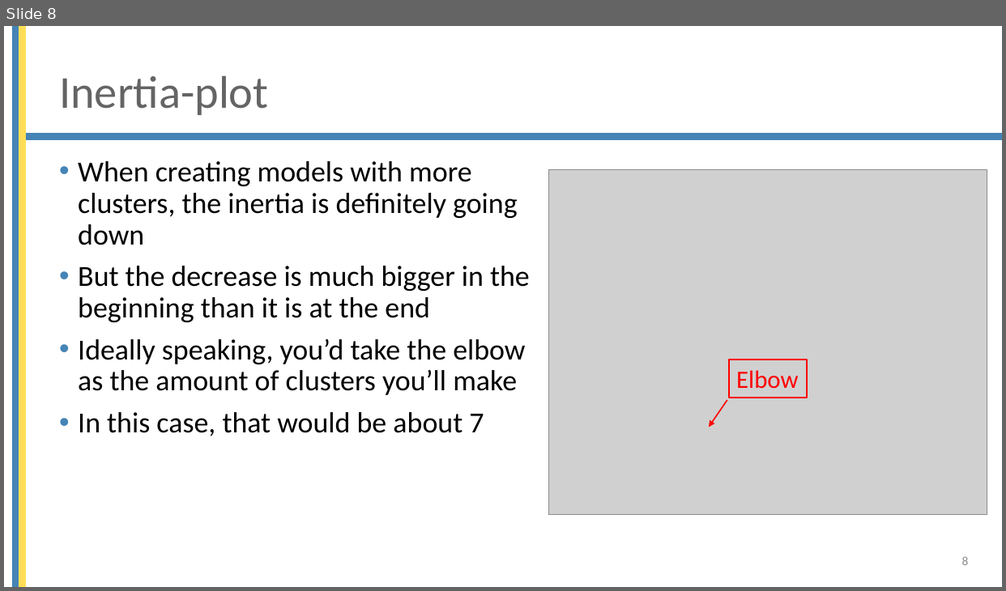
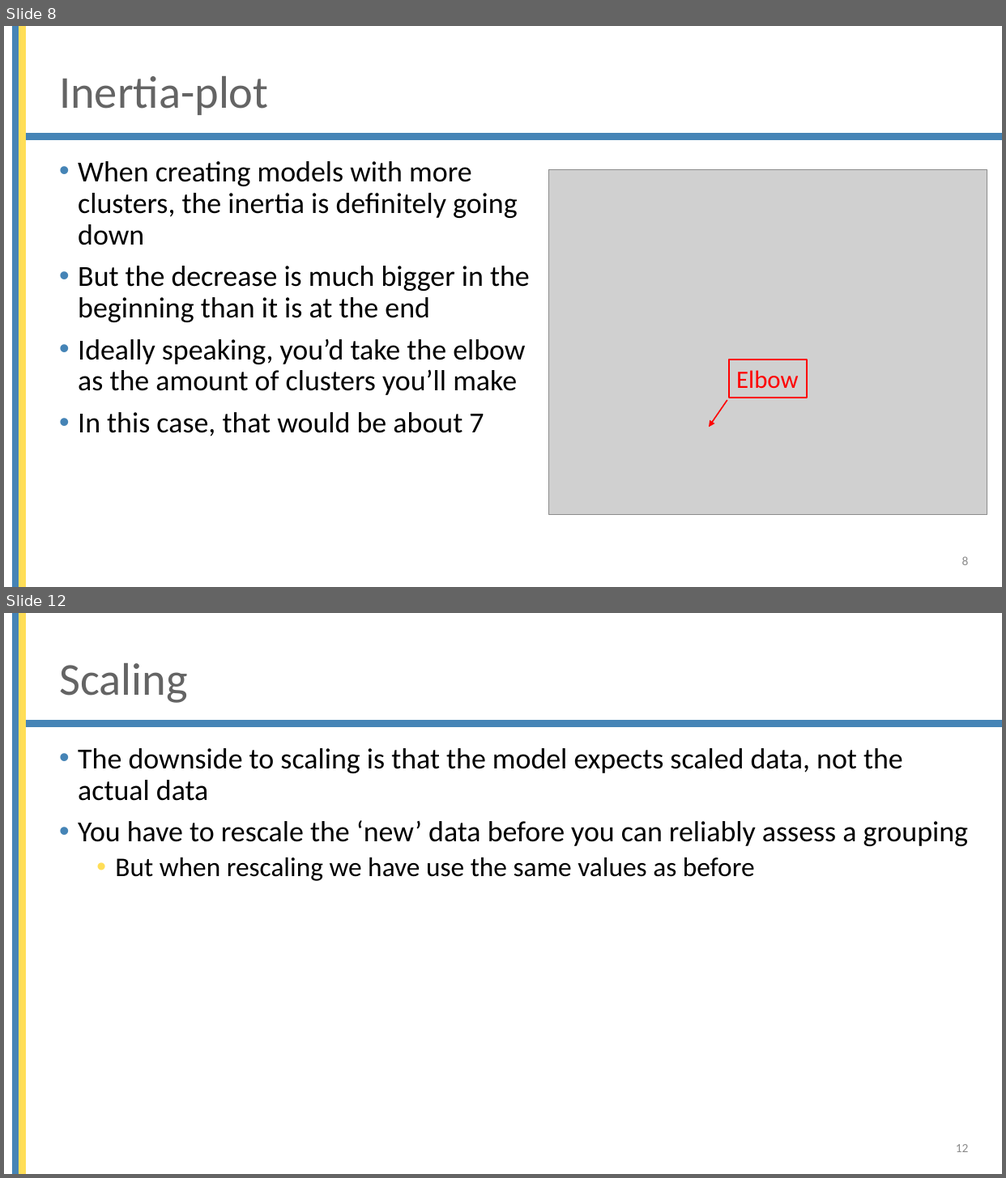
Before and after one commit to mjochen/Cello_AI, a slide deck: ppts/9 - Unsupervised learning.pptx. Shown one above the other, each under a label of ours: slide 8 before the commit, slides 8 and 12 after it; the slides between them are not shown. The pictures are 1006x591 and 1006x1178 pixels, drawn with LibreOffice and Linux fonts; fonts in the diff are those of the drawing; grey boxes stand for pictures; background and template pictures are left out. Boxes give left, top, right and bottom in pixels: in the first picture for what was removed or moved away, otherwise in the second. Text is boxed around its words. In the diff, an @@ line names an element or a change of style, - is before the commit and + after.

```diff
--- a/ppts/9 - Unsupervised learning.pptx
+++ b/ppts/9 - Unsupervised learning.pptx
@@ slide 12 added at <box>4,613,1002,1174</box>, background #FFFFFF; not listed: 3 template elements that a slide beside it also shows @@
@@ title added at <box>59,663,187,703</box>, 44 pt, text #646464 @@
+Scaling
@@ text added at <box>78,748,968,881</box>, 28 pt, text #000000 @@
+• The downside to scaling is that the model expects scaled data, not the actual data
+• You have to rescale the ‘new’ data before you can reliably assess a grouping
+  • But when rescaling we have use the same values as before
@@ page number added at <box>956,1144,969,1152</box>, 12 pt, text #8C8C8C @@
+12
```
Also in this commit, not shown: 4 other slides added, 37 other files.
